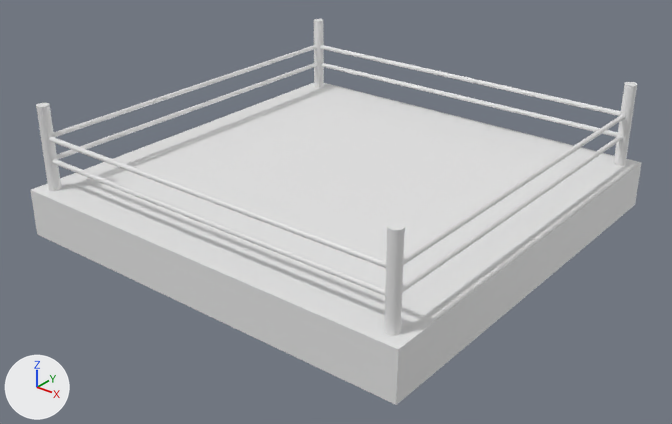
One commit to the OBJ model resources/ring.obj: the scene before it, then after it.
Before and after are seen from a 50 mm lens placed at (21.7, -27.8, 16.4), pointed at (0.3, -1.0, -0.2). Arrows for +X, +Y and +Z are at lower left; the lights stay in place. Where no turn or scale is listed for an object, it has been applied to the vertices.

Objects in the first picture: '円柱.008_円柱.009'.
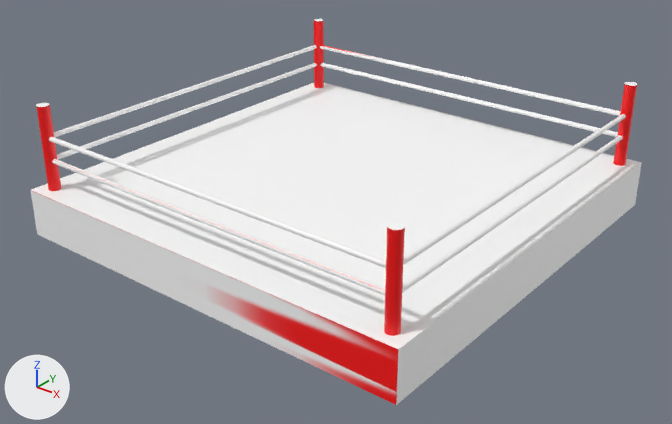
Changed parts and their boxes (x1, y1, x2, y2) in the pictures (672 x 424 px):
'円柱.008_円柱.009', surface changed: (30, 19, 642, 405) in both

Patch to the scene script:
```diff
--- a/resources/ring.obj.py
+++ b/resources/ring.obj.py
@@ img_ring_png @@
+img_ring_png = load_image('ring.png', 'ring.png', 1024, 1024, 'sRGB')
@@ mat_material @@
 mat_material = principled_material('Material')
-mat_material.base_color = (0.8, 0.8, 0.8)  # white #e7e7e7
+mat_material.texture = img_ring_png
@@ me_円柱_008_円柱_009 @@
 me_円柱_008_円柱_009.from_pydata(...)  # 776 vertices, 1500 faces; spans x -9.0..9.0, y -9.0..9.0, z -1.0..4.5
 # used by ob_円柱_008_円柱_009; location = (0.0, 0.0, 0.0)
+# me_円柱_008_円柱_009 part 1: texture (UV) coordinates of 1500 of 1500 faces, centred in x -9.0..9.0, y -9.0..9.0, z -1.0..4.5, changed; they spanned u 0.0..1.0, v 0.0..1.0 and now span u 0.0..0.53, v 0.0..1.0
 me_円柱_008_円柱_009.materials.append(mat_material)
```
